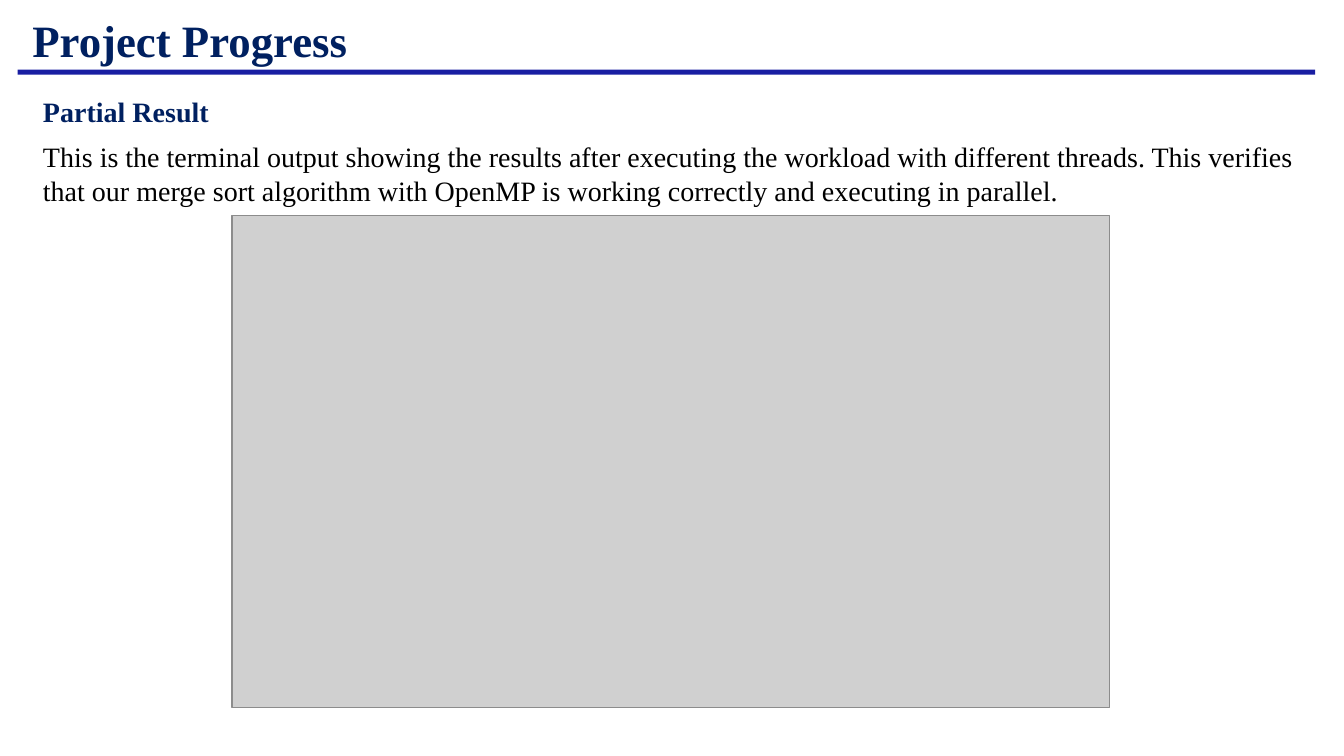
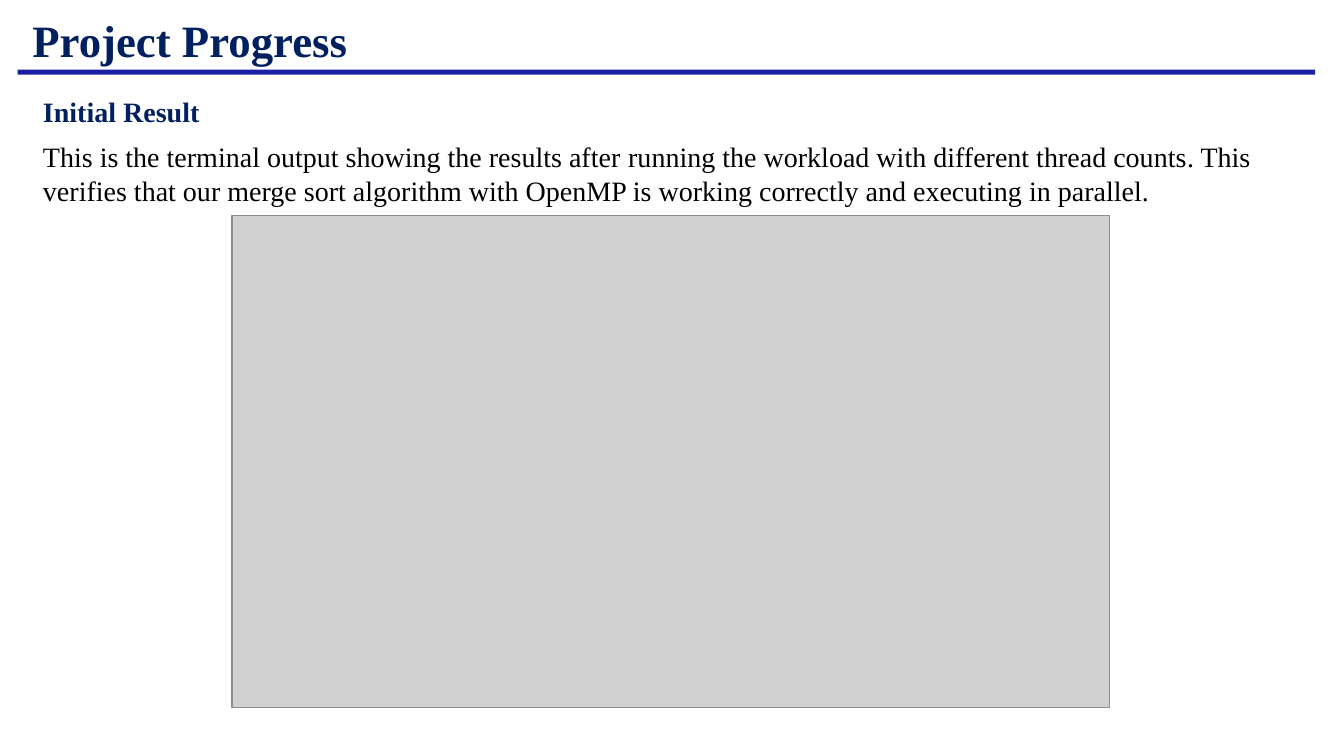
Before and after one commit to harshit-raj15/x86-Performance-Analysis, a slide deck: slide 6 of files/G4Progress.pptx. Drawn at 1344x756 pixels with LibreOffice and Linux fonts; fonts in the diff are those of the drawing; grey boxes stand for pictures; background and template pictures are left out. Boxes give left, top, right and bottom in pixels: in the first picture for what was removed or moved away, otherwise in the second. Text is boxed around its words. In the diff, an @@ line names an element or a change of style, - is before the commit and + after.

```diff
--- a/files/G4Progress.pptx
+++ b/files/G4Progress.pptx
@@ text at <box>43,102,1251,206</box>: text changed @@
-Partial Result
-This is the terminal output showing the results after executing the workload with different threads. This verifies that our merge sort algorithm with OpenMP is working correctly and executing in parallel.
+Initial Result
+This is the terminal output showing the results after running the workload with different thread counts. This verifies that our merge sort algorithm with OpenMP is working correctly and executing in parallel.
```
Also in this commit, not shown: 1 other slide changed.
